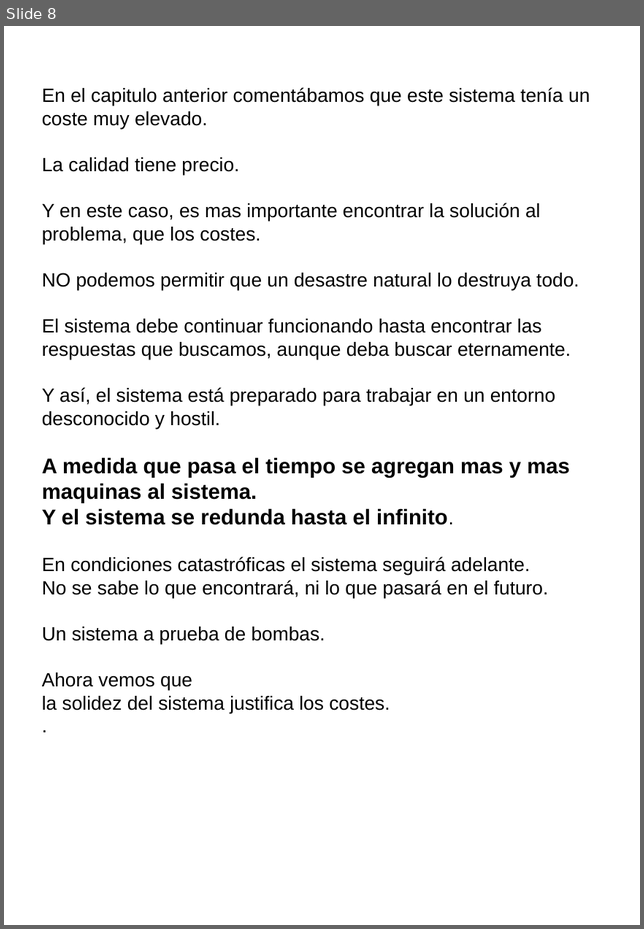
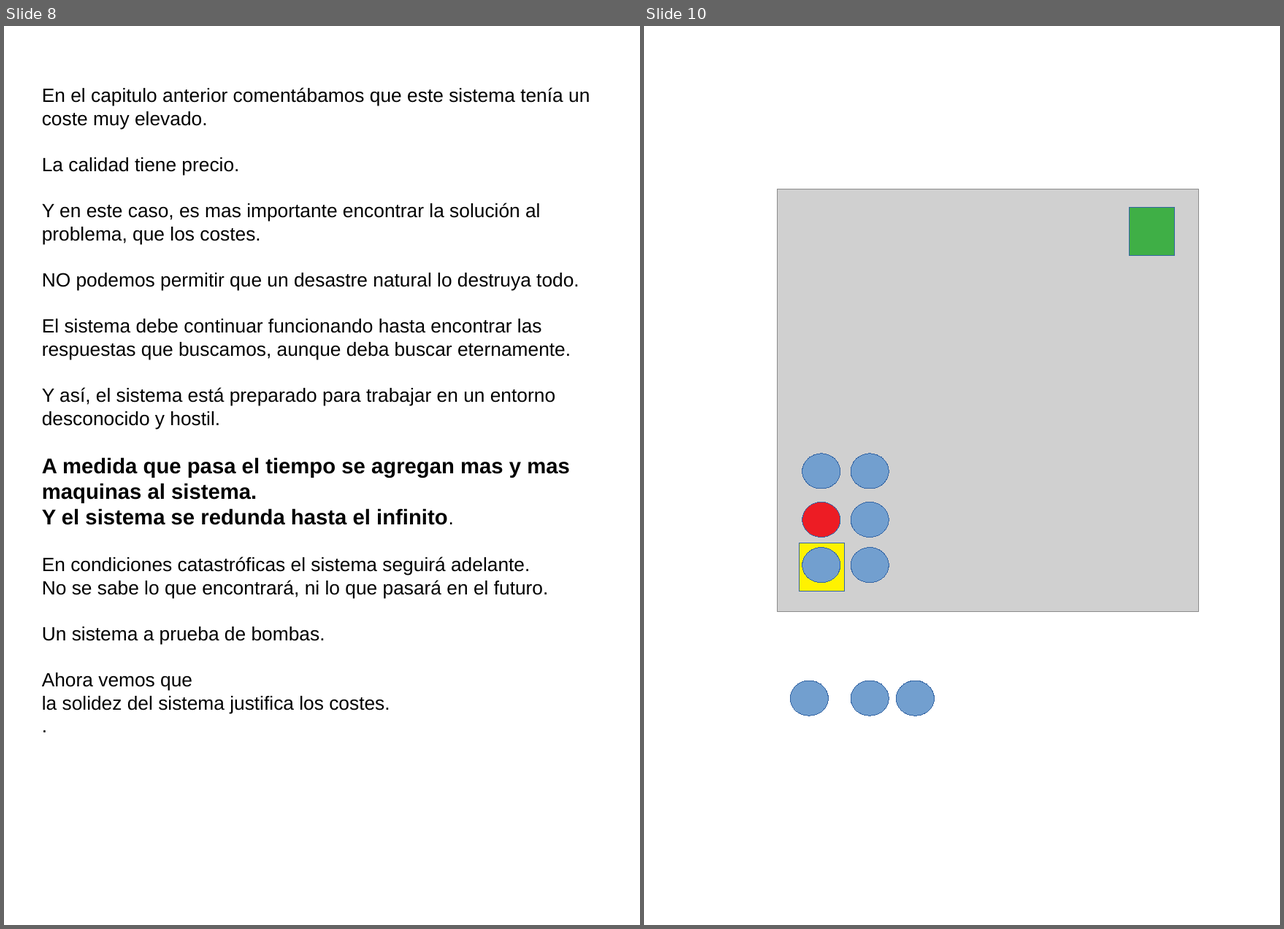
Before and after one commit to fabhrius/La-Cosa, a slide deck: capitulos/9 - Redundancia/cap3 - Redundancia.odp. Shown side by side, each under a label of ours: slide 8 before the commit, slides 8 and 10 after it; the slides between them are not shown. The pictures are 644x929 and 1284x929 pixels, drawn with LibreOffice and Linux fonts; fonts in the diff are those of the drawing; grey boxes stand for pictures. Boxes give left, top, right and bottom in pixels: in the first picture for what was removed or moved away, otherwise in the second. Text is boxed around its words. In the diff, an @@ line names an element or a change of style, - is before the commit and + after.

```diff
--- a/capitulos/9 - Redundancia/cap3 - Redundancia.odp
+++ b/capitulos/9 - Redundancia/cap3 - Redundancia.odp
@@ slide 10 added at (644, 26, 1280, 925), background #FFFFFF @@
@@ picture added at (777, 189, 1198, 611) @@
@@ rectangle added at (1129, 208, 1175, 256), fill #3FAF46, outline #3465A4 0 pt @@
@@ ellipse added at (802, 454, 840, 489), fill #729FCF, outline #3465A4 0 pt @@
@@ ellipse added at (851, 454, 889, 489), fill #729FCF, outline #3465A4 0 pt @@
@@ ellipse added at (802, 502, 840, 537), fill #ED1C24, outline #3465A4 0 pt @@
@@ ellipse added at (851, 502, 889, 537), fill #729FCF, outline #3465A4 0 pt @@
@@ rectangle added at (799, 544, 845, 592), fill #FFF200, outline #3465A4 0 pt @@
@@ ellipse added at (802, 547, 840, 583), fill #729FCF, outline #3465A4 0 pt @@
@@ ellipse added at (851, 547, 889, 583), fill #729FCF, outline #3465A4 0 pt @@
@@ ellipse added at (790, 680, 828, 716), fill #729FCF, outline #3465A4 0 pt @@
@@ ellipse added at (851, 680, 889, 716), fill #729FCF, outline #3465A4 0 pt @@
@@ ellipse added at (896, 680, 934, 716), fill #729FCF, outline #3465A4 0 pt @@
```
Also in this commit, not shown: 5 other slides added, 1 other file.
